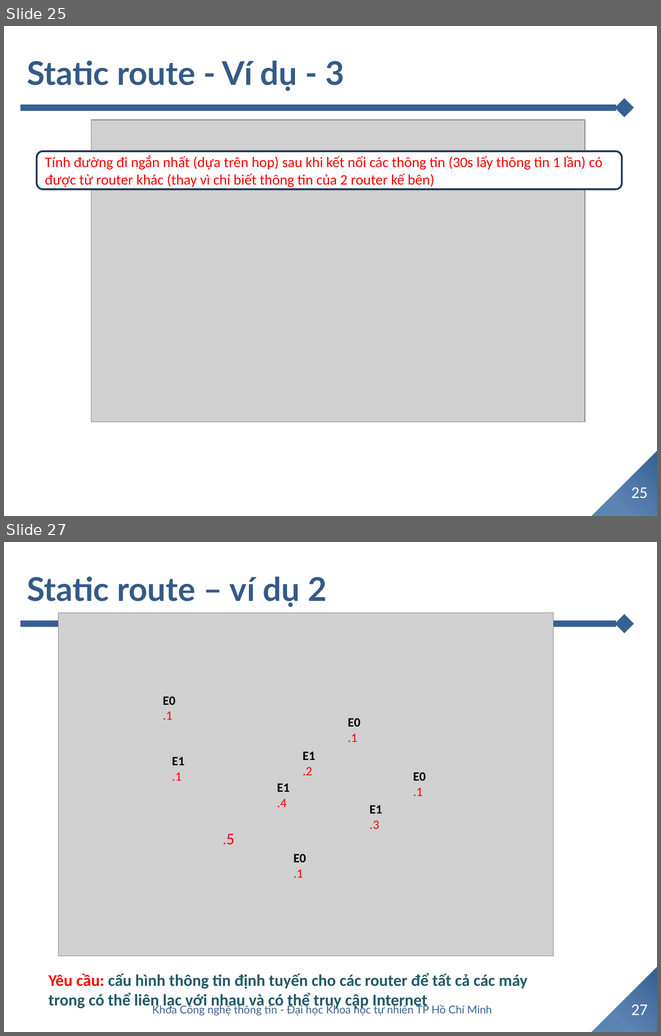
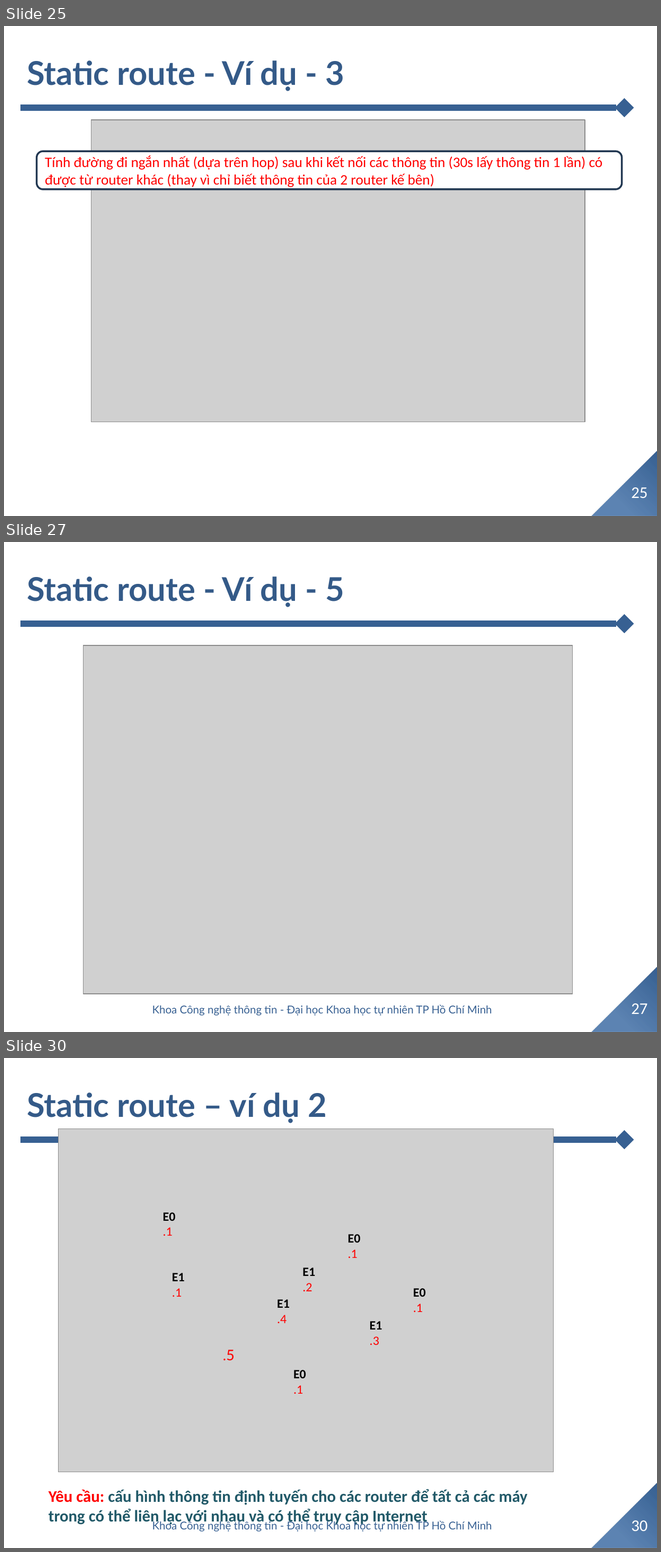
Before and after one commit to TommyandTina/Linux-Lab, a slide deck: APR-2024/0404/05.Network layer.pptx. Shown one above the other, each under a label of ours: slides 25 and 27 before the commit, slides 25, 27 and 30 after it; the slides between them are not shown. The pictures are 661x1036 and 661x1552 pixels, drawn with LibreOffice and Linux fonts; fonts in the diff are those of the drawing; grey boxes stand for pictures; background and template pictures are left out. Boxes give left, top, right and bottom in pixels: in the first picture for what was removed or moved away, otherwise in the second. Text is boxed around its words. In the diff, an @@ line names an element or a change of style, - is before the commit and + after.

```diff
--- a/APR-2024/0404/05.Network layer.pptx
+++ b/APR-2024/0404/05.Network layer.pptx
@@ slide 27 added at (4,542,657,1032), background #FFFFFF; not listed: 2 template elements that a slide beside it also shows @@
@@ title added at (27,576,344,607), 36 pt, text #345A88, bold @@
+Static route - Ví dụ - 5
@@ picture added at (83,645,572,993) @@
@@ text added at (152,1004,492,1015), 12 pt, text #376092 @@
+Khoa Công nghệ thông tin - Đại học Khoa học tự nhiên TP Hồ Chí Minh
@@ page number added at (631,1003,647,1014), 18 pt, text #FFFFFF @@
+27
@@ what was slide 27 is now slide 30 @@
@@ page number at (631,1520,647,1531): text changed @@
-27
+30
```
Also in this commit, not shown: 6 slides changed, 2 other slides added.
